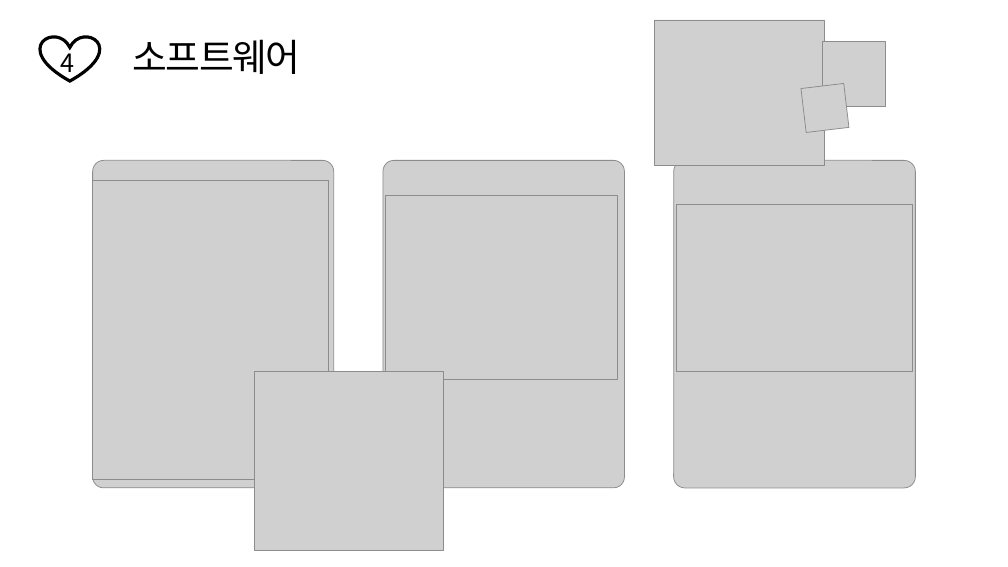
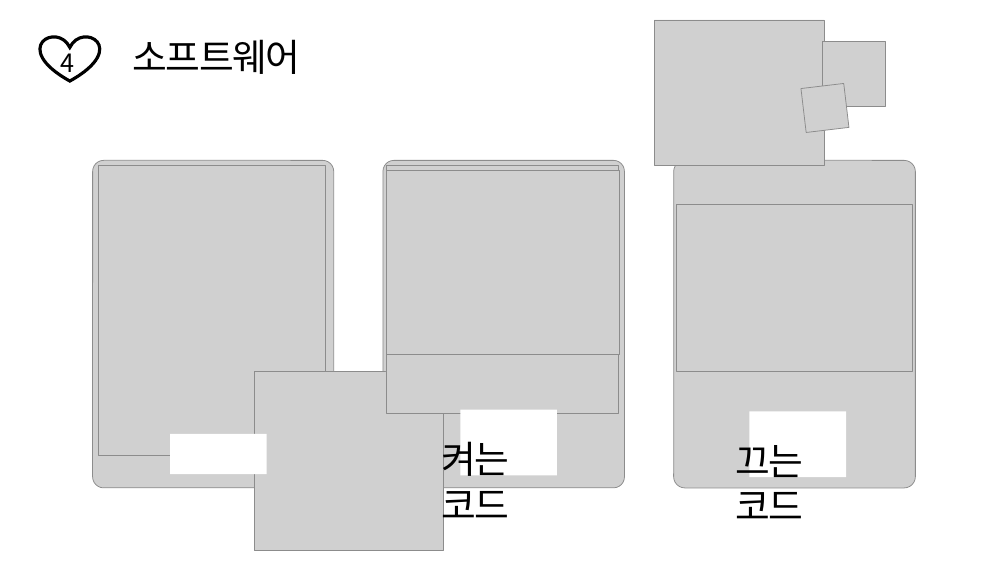
Before and after one commit to Jshong0902/ArduinoProject, a slide deck: slide 6 of 아두이노 프로젝트.pptx. Drawn at 1008x567 pixels with LibreOffice and Linux fonts; fonts in the diff are those of the drawing; grey boxes stand for pictures; background and template pictures are left out. Boxes give left, top, right and bottom in pixels: in the first picture for what was removed or moved away, otherwise in the second. Text is boxed around its words. In the diff, an @@ line names an element or a change of style, - is before the commit and + after.

```diff
--- a/아두이노 프로젝트.pptx
+++ b/아두이노 프로젝트.pptx
@@ picture: place and size @@
-picture at [93, 180, 330, 480]
+picture at [98, 166, 325, 455]
@@ picture added at [386, 166, 619, 413] @@
@@ picture: place and size @@
-picture at [386, 196, 618, 380]
+picture at [387, 170, 619, 354]
@@ rectangle added at [461, 410, 557, 476], fill #FFFFFF @@
@@ rectangle added at [749, 411, 846, 477], fill #FFFFFF @@
@@ rectangle added at [170, 434, 267, 474], fill #FFFFFF @@
@@ text added at [442, 435, 510, 529], 36 pt, text #000000 @@
+켜는 코드
@@ text added at [736, 437, 804, 519], 36 pt, text #000000 @@
+끄는 코드
```
Also in this commit, not shown: 1 other slide changed.
